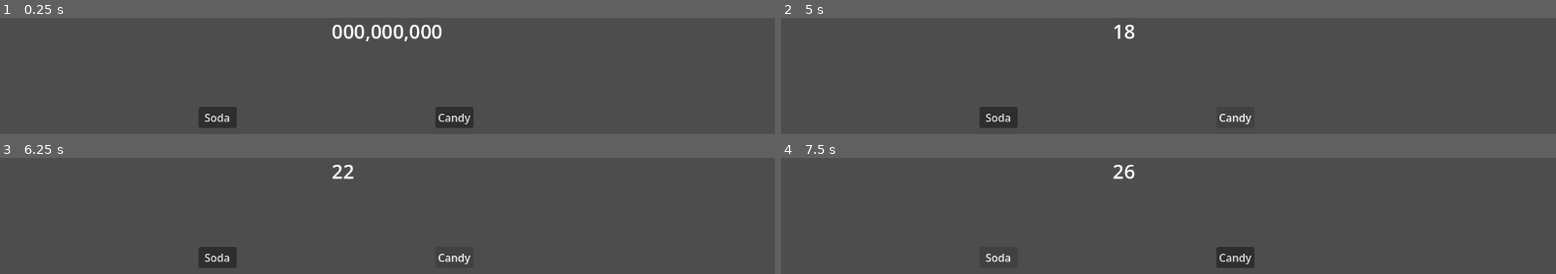
Above: before the commit, frames 1-4 (two rows, left to right).
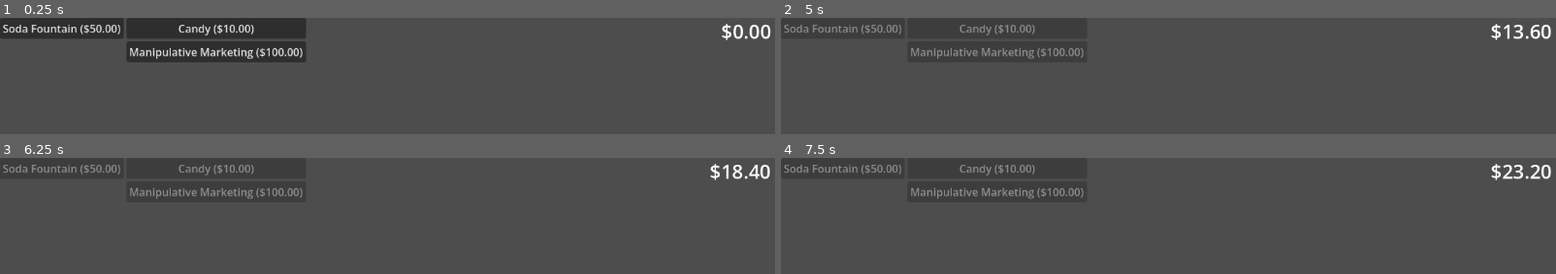
Above: after the commit, the same moments.

Repository: cdurran9/teeny-konbini
Game: Godot game, scene res://scenes/levels/main_level.tscn
Same seed, same stepped clock (60 frames per second), same inputs: the game is played once before the commit and once after it.
Inputs (mouse positions are in pixels of both pictures, inside the frame that each line leads up to):
- Up to frame 1 (0.25 s): no input
- Up to frame 2 (5 s): click (1238, 117) at 0.5 s, where only the run before the commit has a clickable "Candy"; click (998, 117) at 1.25 s, where only the run before the commit has a clickable "Soda"; click (843, 28) at 2 s, where only the run after the commit has a clickable "Soda Fountain ($50.00)"; click (998, 28) at 2.75 s, where only the run after the commit has a clickable "Candy ($10.00)"; click (998, 51) at 3.5 s, where only the run after the commit has a clickable "Manipulative Marketing ($100.…"; click (1238, 117) at 4.25 s, where only the run before the commit has a clickable "Candy"
- Up to frame 3 (6.25 s): click (217, 257) at 5 s, where only the run before the commit has a clickable "Soda"; click (457, 257) at 5.75 s, where only the run before the commit has a clickable "Candy"
- Up to frame 4 (7.5 s): click (998, 257) at 6.5 s, where only the run before the commit has a clickable "Soda"; tap Enter at 7.25 s

The runs differ from the first frame. In frame 1, 13% of the frame differs, in the area x 0-100%, y 0-95%; in frame 2, 2.7%; in frame 3, 2.7%; in frame 4, 2.7%.

Commit message:
Basic upgrade purchasing loop working

Diff:
--- a/resources/upgrades/concrete/boost_junk_food.tres
+++ b/resources/upgrades/concrete/boost_junk_food.tres
@@ -1,18 +1,22 @@
 [gd_resource type="Resource" script_class="UpgradeDef" format=3 uid="uid://gy5c87tbjdak"]
 
-[ext_resource type="Script" uid="uid://cyaf73at5jpkr" path="res://resources/upgrades/effect.gd" id="1_4u5at"]
-[ext_resource type="Script" uid="uid://8fmvern5cbt0" path="res://resources/upgrades/effects/increase_purchase_rate_effect.gd" id="2_5osal"]
-[ext_resource type="Script" uid="uid://y04hnd6jwy3p" path="res://resources/upgrades/upgrade_def.gd" id="2_yfmym"]
+[ext_resource type="Script" uid="uid://cyaf73at5jpkr" path="res://resources/upgrades/effect.gd" id="1_cf2ev"]
+[ext_resource type="Script" uid="uid://dbpqscec1vu4l" path="res://resources/upgrades/effects/increase_margin_effect.gd" id="2_cf2ev"]
+[ext_resource type="Script" uid="uid://y04hnd6jwy3p" path="res://resources/upgrades/upgrade_def.gd" id="3_j7q5j"]
 
-[sub_resource type="Resource" id="Resource_b73ex"]
-script = ExtResource("2_5osal")
-metadata/_custom_type_script = "uid://8fmvern5cbt0"
+[sub_resource type="Resource" id="Resource_2jjkh"]
+script = ExtResource("2_cf2ev")
+product_tags = Dictionary[String, float]({
+"Junk": 0.2
+})
+metadata/_custom_type_script = "uid://dbpqscec1vu4l"
 
 [resource]
-script = ExtResource("2_yfmym")
+script = ExtResource("3_j7q5j")
 id = "boostJunkFood"
 display_name = "Manipulative Marketing"
 description = "Boosts purchase rate of all junk foods"
 base_cost = 100.0
-effects = Array[ExtResource("1_4u5at")]([SubResource("Resource_b73ex")])
+effects = Array[ExtResource("1_cf2ev")]([SubResource("Resource_2jjkh")])
+prerequisites = Array[String](["unlock_candy", "unlock_soda"])
 metadata/_custom_type_script = "uid://y04hnd6jwy3p"
--- /dev/null
+++ b/resources/upgrades/concrete/unlock_candy.tres
@@ -0,0 +1,19 @@
+[gd_resource type="Resource" script_class="UpgradeDef" format=3 uid="uid://ur6ok8toll7s"]
+
+[ext_resource type="Script" uid="uid://cyaf73at5jpkr" path="res://resources/upgrades/effect.gd" id="1_yido8"]
+[ext_resource type="Script" uid="uid://y04hnd6jwy3p" path="res://resources/upgrades/upgrade_def.gd" id="2_roa3b"]
+[ext_resource type="Script" uid="uid://c72be11erwf43" path="res://resources/upgrades/effects/unlock_products.gd" id="2_yaefw"]
+
+[sub_resource type="Resource" id="Resource_4tspv"]
+script = ExtResource("2_yaefw")
+products = Array[String](["candy"])
+metadata/_custom_type_script = "uid://c72be11erwf43"
+
+[resource]
+script = ExtResource("2_roa3b")
+id = "unlock_candy"
+display_name = "Candy"
+description = "Unlocks candy to sell at your stores"
+base_cost = 10.0
+effects = Array[ExtResource("1_yido8")]([SubResource("Resource_4tspv")])
+metadata/_custom_type_script = "uid://y04hnd6jwy3p"
--- /dev/null
+++ b/resources/upgrades/concrete/unlock_soda.tres
@@ -0,0 +1,19 @@
+[gd_resource type="Resource" script_class="UpgradeDef" format=3 uid="uid://bdlk7x5plo3b8"]
+
+[ext_resource type="Script" uid="uid://cyaf73at5jpkr" path="res://resources/upgrades/effect.gd" id="1_mkfr7"]
+[ext_resource type="Script" uid="uid://c72be11erwf43" path="res://resources/upgrades/effects/unlock_products.gd" id="2_5bi4b"]
+[ext_resource type="Script" uid="uid://y04hnd6jwy3p" path="res://resources/upgrades/upgrade_def.gd" id="2_35c6l"]
+
+[sub_resource type="Resource" id="Resource_ic8sq"]
+script = ExtResource("2_5bi4b")
+products = Array[String](["soda"])
+metadata/_custom_type_script = "uid://c72be11erwf43"
+
+[resource]
+script = ExtResource("2_35c6l")
+id = "unlock_soda"
+display_name = "Soda Fountain"
+description = "Unlocks soda fountains at your store"
+base_cost = 50.0
+effects = Array[ExtResource("1_mkfr7")]([SubResource("Resource_ic8sq")])
+metadata/_custom_type_script = "uid://y04hnd6jwy3p"
--- a/resources/upgrades/effect.gd
+++ b/resources/upgrades/effect.gd
@@ -3,3 +3,6 @@
 
 func apply(context: TickContext):
 	pass
+
+func on_purchase():
+	pass
--- /dev/null
+++ b/resources/upgrades/effects/increase_margin_effect.gd
@@ -0,0 +1,8 @@
+extends Effect
+class_name IncreaseMarginEffect
+
+@export var product_tags: Dictionary[String, float] = {}
+
+func apply(context: TickContext):
+	for tag in product_tags:
+		context.multiply_margin(tag, product_tags.get(tag))
--- /dev/null
+++ b/resources/upgrades/effects/unlock_products.gd
@@ -0,0 +1,8 @@
+extends Effect
+class_name UnlockProductEffect
+
+@export var products: Array[String] = []
+
+func on_purchase():
+	for product in products:
+		GameState.purchase_product(product)
--- a/resources/upgrades/upgrade_def.gd
+++ b/resources/upgrades/upgrade_def.gd
@@ -7,4 +7,3 @@
 @export var base_cost: float
 @export var effects: Array[Effect]
 @export var prerequisites: Array[String]
-@export var unlocks_products: Array[String]
--- a/scenes/ui/ui.tscn
+++ b/scenes/ui/ui.tscn
@@ -14,28 +14,16 @@
 script = ExtResource("1_u7n8c")
 
 [node name="Label" type="Label" parent="." unique_id=795768010]
-layout_mode = 0
-offset_left = 493.0
-offset_right = 658.0
+layout_mode = 1
+offset_left = 981.0
+offset_right = 1146.0
 offset_bottom = 40.0
-grow_horizontal = 2
 size_flags_horizontal = 4
 theme_override_font_sizes/font_size = 29
 text = "000,000,000"
-metadata/_edit_use_anchors_ = true
+horizontal_alignment = 2
 
-[node name="Button_Candy" type="Button" parent="." unique_id=875057217]
+[node name="ButtonsHorizontal" type="HBoxContainer" parent="." unique_id=2080253070]
 layout_mode = 0
-offset_left = 647.0
-offset_top = 133.0
-offset_right = 704.0
-offset_bottom = 164.0
-text = "Candy"
-
-[node name="Button_Soda" type="Button" parent="." unique_id=1251097824]
-layout_mode = 0
-offset_left = 295.0
-offset_top = 133.0
-offset_right = 352.0
-offset_bottom = 164.0
-text = "Soda"
+offset_right = 40.0
+offset_bottom = 40.0
--- a/scripts/autoloads/event_bus.gd
+++ b/scripts/autoloads/event_bus.gd
@@ -1,4 +1,5 @@
 extends Node
 
 signal tick_processed(tick_data: Dictionary)
-signal money_changed(new_value: int)
+signal money_changed(new_value: float)
+signal upgrade_purchased(upgrade: String)
--- a/scripts/autoloads/game_state.gd
+++ b/scripts/autoloads/game_state.gd
@@ -1,9 +1,9 @@
 extends Node
 
-@export var starting_money := 0
+@export var starting_money := 0.0
 @export var starting_shops := 1
 
-var current_money := 0
+var current_money := 0.0
 var current_shops_count := 1
 var owned_upgrades: Array[String] = []
 var owned_products: Array[String] = []
@@ -18,8 +18,12 @@
 	EventBus.money_changed.emit(current_money)
 
 func purchase_upgrade(id: String):
-	if UpgradeRegistry._upgrades.get(id) and not owned_upgrades.has(id):
+	var def: UpgradeDef = UpgradeRegistry._upgrades.get(id)
+	if def and not owned_upgrades.has(id):
+		for effect in def.effects:
+			effect.on_purchase()
 		owned_upgrades.append(id)
+		EventBus.upgrade_purchased.emit(id)
 
 func purchase_product(id: String):
 	if UpgradeRegistry._products.get(id) and not owned_products.has(id):
--- a/scripts/autoloads/tick_calculator.gd
+++ b/scripts/autoloads/tick_calculator.gd
@@ -11,7 +11,7 @@
 	return compute_income(context)
 
 static func compute_income(context: TickContext):
-	var income := 0
+	var income := 0.0
 	for store in GameState.current_shops_count:
 		for product in GameState.owned_products:
 			var def: ProductDefinition = UpgradeRegistry._products[product]
@@ -21,10 +21,3 @@
 					product_income *= context.margins[tag] if context.margins[tag] >= 1 else 1
 			income += product_income
 	return income
-
-#var income = _base_income
-	#for upgrade_id in state.owned_upgrades:
-		#var def = UpgradeRegistry.get(upgrade_id)
-		#for effect in def.effects:
-			#income = effect.apply(income, state)
-	#return { "income": income }
--- a/scripts/autoloads/tick_context.gd
+++ b/scripts/autoloads/tick_context.gd
@@ -5,7 +5,8 @@
 var owned_upgrades: Array[String] = []
 
 func multiply_margin(category: String, factor: float):
-	margins[category] = margins.get(category) + factor
+	var current_value = margins.get(category) if margins.get(category) != null else 1
+	margins[category] = current_value + factor
 
 func boost_purchase_rate(category: String, factor: float):
 	purchase_rates[category] = purchase_rates.get(category) + factor
--- a/scripts/ui/ui.gd
+++ b/scripts/ui/ui.gd
@@ -1,16 +1,46 @@
 extends Control
 @onready var label = $Label
-@onready var button_candy = $Button_Candy
-@onready var button_soda = $Button_Soda
+@onready var buttons_horizontal = $ButtonsHorizontal
 
 func _ready():
 	EventBus.money_changed.connect(update_score)
-	button_candy.pressed.connect(func(): on_click('candy'))
-	button_soda.pressed.connect(func(): on_click('soda'))
+	build_buttons_display()
+	update_score(GameState.current_money)
 
-func update_score(new_score: int):
-	label.text = str(new_score)
+func update_score(new_score: float):
+	var next := "%.2f" % new_score
+	for idx in range(next.find(".") - 3, 0, -3):
+		next = next.insert(idx, ",")
+	next = '$' + next
+	label.text = next
 
 func on_click(sig):
 	print(sig)
-	GameState.purchase_product(sig)
+	GameState.purchase_upgrade(sig)
+
+func build_buttons_display():
+	var buttons: Dictionary = {}
+	var upgrades := UpgradeRegistry._upgrades
+	for upgrade_id in upgrades:
+		var def: UpgradeDef = UpgradeRegistry._upgrades.get(upgrade_id)
+		var is_top := def.prerequisites.is_empty()
+		var parent_key := def.id if is_top else def.prerequisites[0]
+		if buttons.has(parent_key):
+			var button_values: Array = buttons.get(parent_key)
+			if is_top:
+				button_values.push_front(def)
+			else:
+				button_values.push_back(def)
+			buttons.set(parent_key, button_values)
+		else:
+			buttons.set(parent_key, [def])
+	for button_id in buttons:
+		var defs: Array[UpgradeDef] = []
+		defs.assign(buttons.get(button_id))
+		var VBox = VBoxContainer.new()
+		buttons_horizontal.add_child(VBox)
+		for button_def in defs:
+			var button := UpgradeButton.new(button_def)
+			button.text = "%s ($%.2f)" % [button_def.display_name, button_def.base_cost]
+			button.pressed.connect(func(): on_click(button_def.id))
+			VBox.add_child(button)
--- /dev/null
+++ b/scripts/ui/upgrade_button.gd
@@ -0,0 +1,14 @@
+extends Button
+class_name UpgradeButton
+
+var def: UpgradeDef
+
+func _init(_def: UpgradeDef):
+	def = _def
+
+func _ready():
+	EventBus.upgrade_purchased.connect(on_upgrade_purchased)
+
+func on_upgrade_purchased(id: String):
+	if id == def.id:
+		disabled = true
Not shown, added: resources/upgrades/effects/increase_margin_effect.gd.uid
Not shown, added: resources/upgrades/effects/unlock_products.gd.uid
Not shown, added: scripts/ui/upgrade_button.gd.uid
